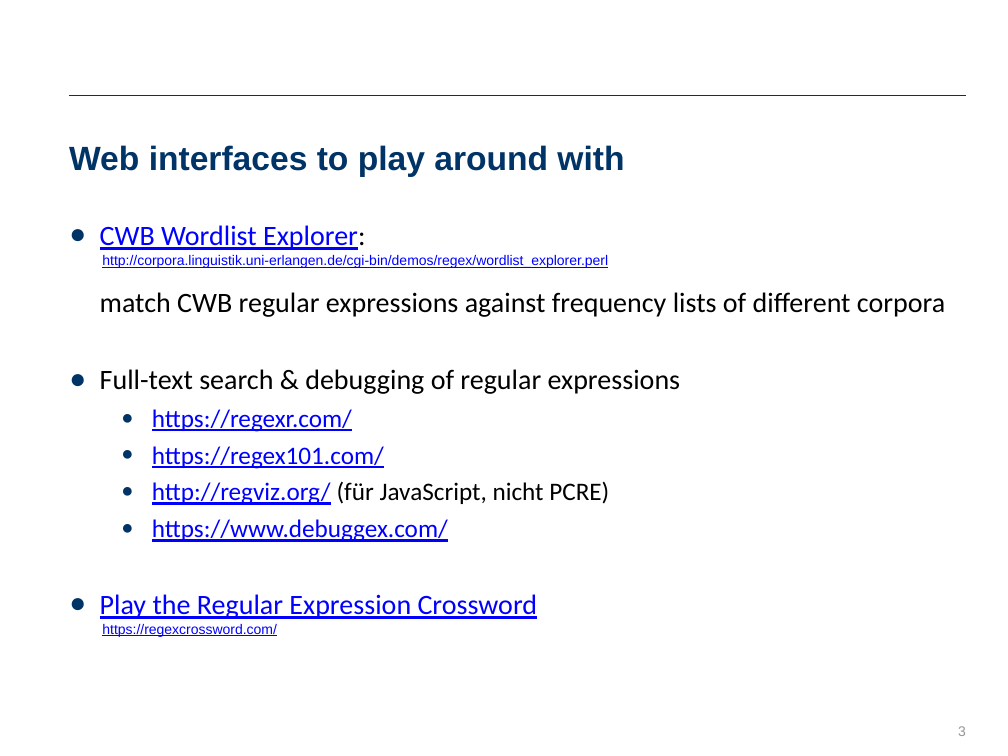
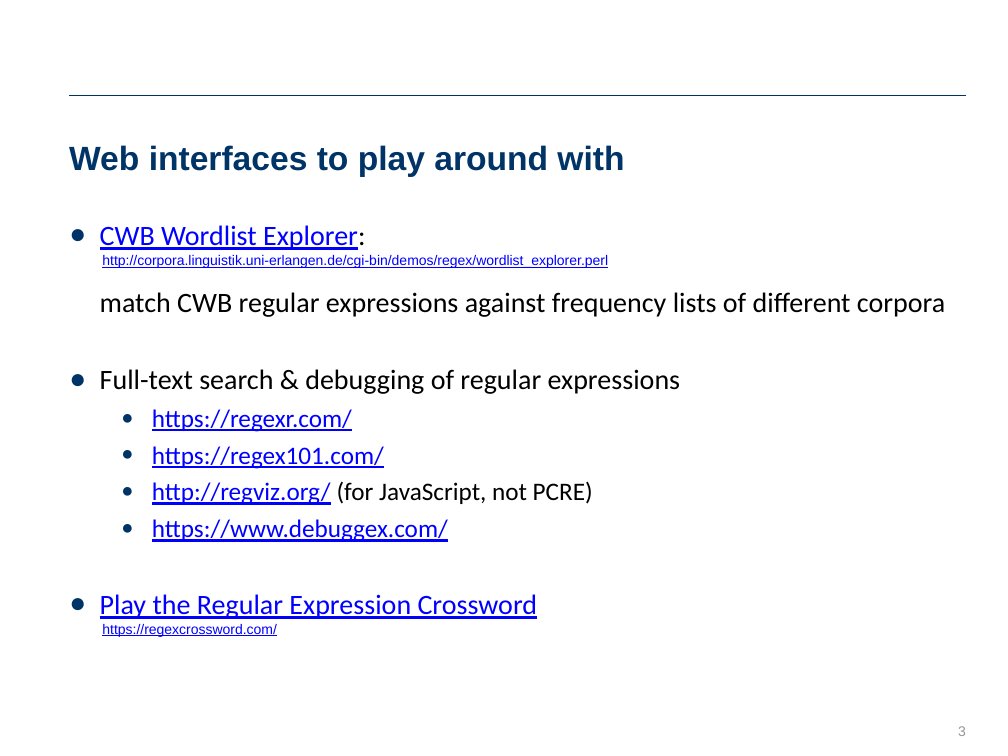
Before and after one commit to fau-klue/cl-winter-school, a slide deck: slide 3 of materials/day04_regular_expressions.pptx. Drawn at 1008x756 pixels with LibreOffice and Linux fonts; fonts in the diff are those of the drawing; background and template pictures are left out. Boxes give left, top, right and bottom in pixels: in the first picture for what was removed or moved away, otherwise in the second. Text is boxed around its words. In the diff, an @@ line names an element or a change of style, - is before the commit and + after.

```diff
--- a/materials/day04_regular_expressions.pptx
+++ b/materials/day04_regular_expressions.pptx
@@ text at box(152, 481, 593, 505): text changed @@
-  ● http://regviz.org/ (für JavaScript, nicht PCRE)
+  ● http://regviz.org/ (for JavaScript, not PCRE)
```
Also in this commit, not shown: 1 other slide changed, 1 other file.
